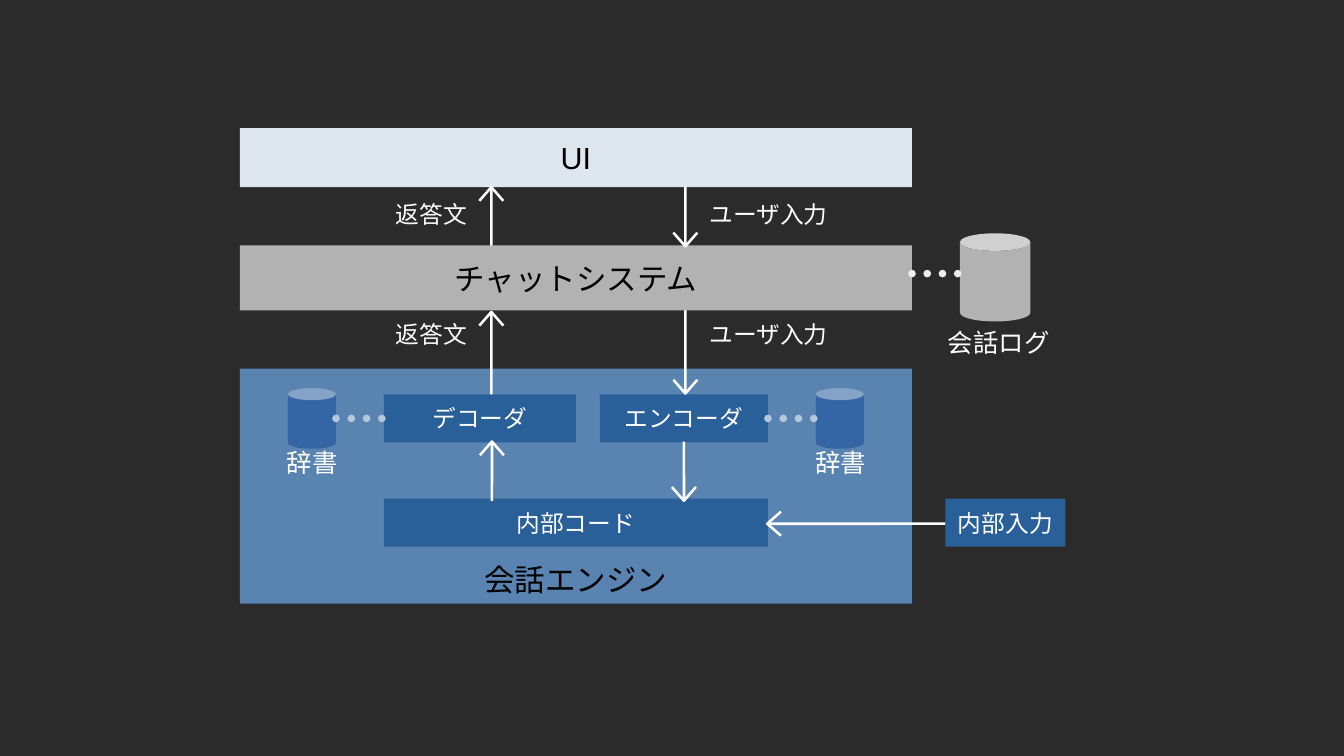
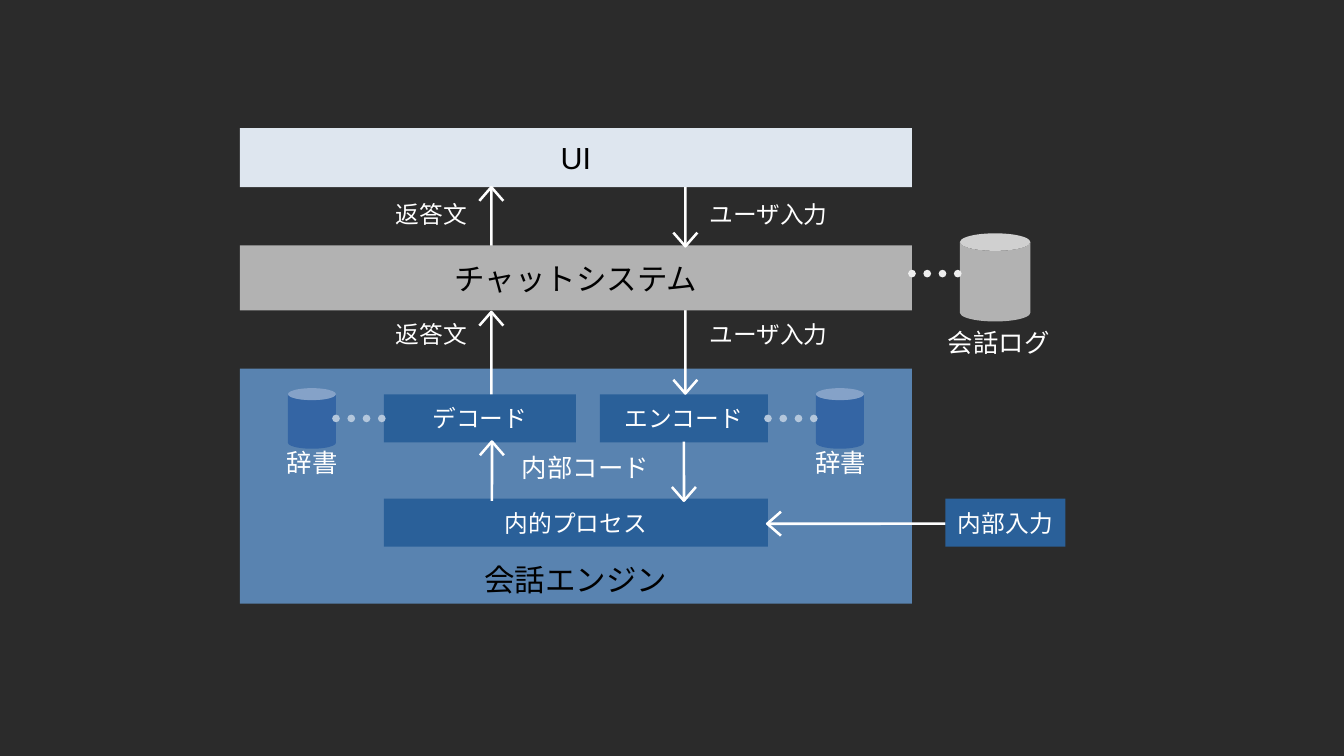
Before and after one commit to shinichi-kato/muno-site-scratch, a slide deck: slide 2 of static/原図.odp. Drawn at 1344x756 pixels with LibreOffice and Linux fonts; fonts in the diff are those of the drawing; background and template pictures are left out; a plain dark background stands for a picture behind light text. Boxes give left, top, right and bottom in pixels: in the first picture for what was removed or moved away, otherwise in the second. Text is boxed around its words. In the diff, an @@ line names an element or a change of style, - is before the commit and + after.

```diff
--- a/static/原図.odp
+++ b/static/原図.odp
@@ text in rectangle at [432,407,527,428]: text changed @@
-デコーダ
+デコード
@@ text in rectangle at [624,409,743,428]: text changed @@
-エンコーダ
+エンコード
@@ text added at [522,455,649,479], 15 pt, text #FFFFFF @@
+内部コード
@@ text in rectangle at [505,512,647,534]: text changed @@
-内部コード
+内的プロセス
```
Also in this commit, not shown: 2 other slides changed, 11 other files.
